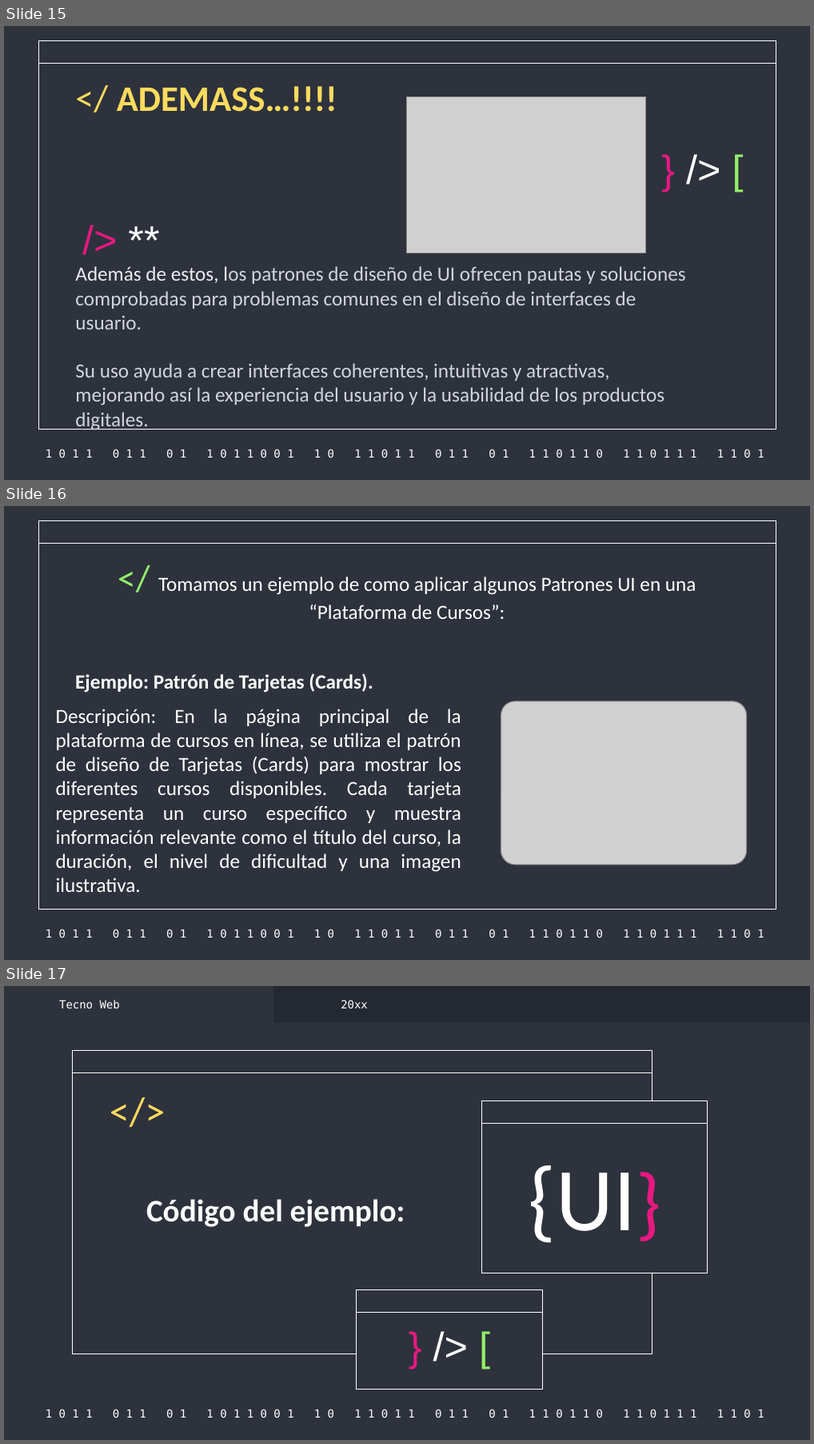
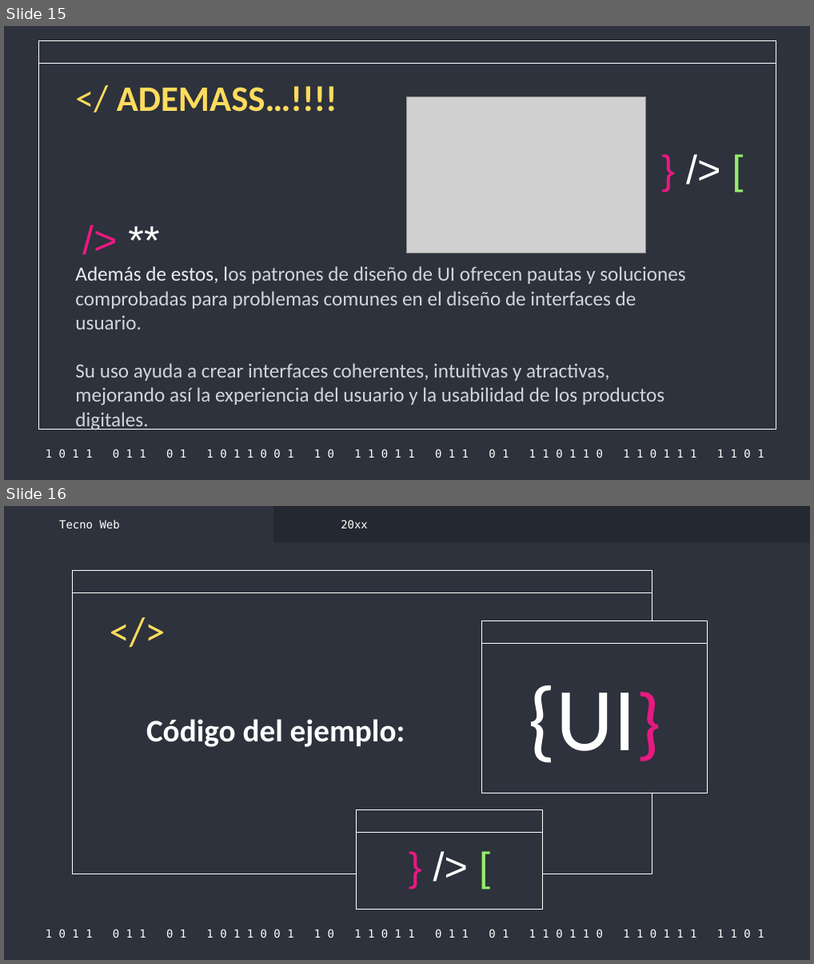
Before and after one commit to PANDITHAjr/WEB-TRANSPORTE-2022-2, a slide deck: DOCUMENTACION/tecnoweb.pptx. Shown one above the other, each under a label of ours: slides 15, 16 and 17 before the commit, slides 15 and 16 after it. The pictures are 814x1444 and 814x964 pixels, drawn with LibreOffice and Linux fonts; fonts in the diff are those of the drawing; grey boxes stand for pictures. Boxes give left, top, right and bottom in pixels: in the first picture for what was removed or moved away, otherwise in the second. Text is boxed around its words. In the diff, an @@ line names an element or a change of style, - is before the commit and + after.

```diff
--- a/DOCUMENTACION/tecnoweb.pptx
+++ b/DOCUMENTACION/tecnoweb.pptx
@@ slide 16 removed at <box>4,506,810,960</box>, background #2D323C; not listed: 3 template elements that a slide beside it also shows @@
@@ title removed at <box>158,576,697,619</box> @@
-</ Tomamos un ejemplo de como aplicar algunos Patrones UI en una “Plataforma de Cursos”:
@@ title removed at <box>75,673,373,692</box> @@
-Ejemplo: Patrón de Tarjetas (Cards).
@@ subtitle removed at <box>56,708,462,892</box> @@
-Descripción: En la página principal de la plataforma de cursos en línea, se utiliza el patrón de diseño de Tarjetas (Cards) para mostrar los diferentes cursos disponibles. Cada tarjeta representa un curso específico y muestra información relevante como el título del curso, la duración, el nivel de dificultad y una imagen ilustrativa.
@@ picture removed at <box>502,701,747,864</box> @@
@@ what was slide 17 is now slide 16 @@
```
Also in this commit, not shown: 25 other files.
